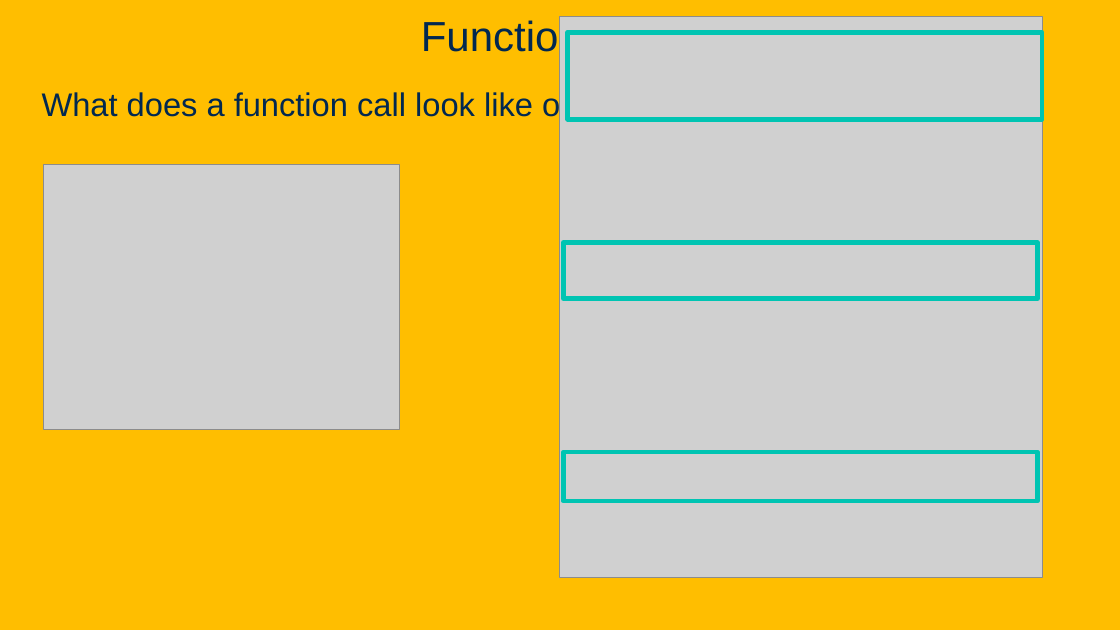
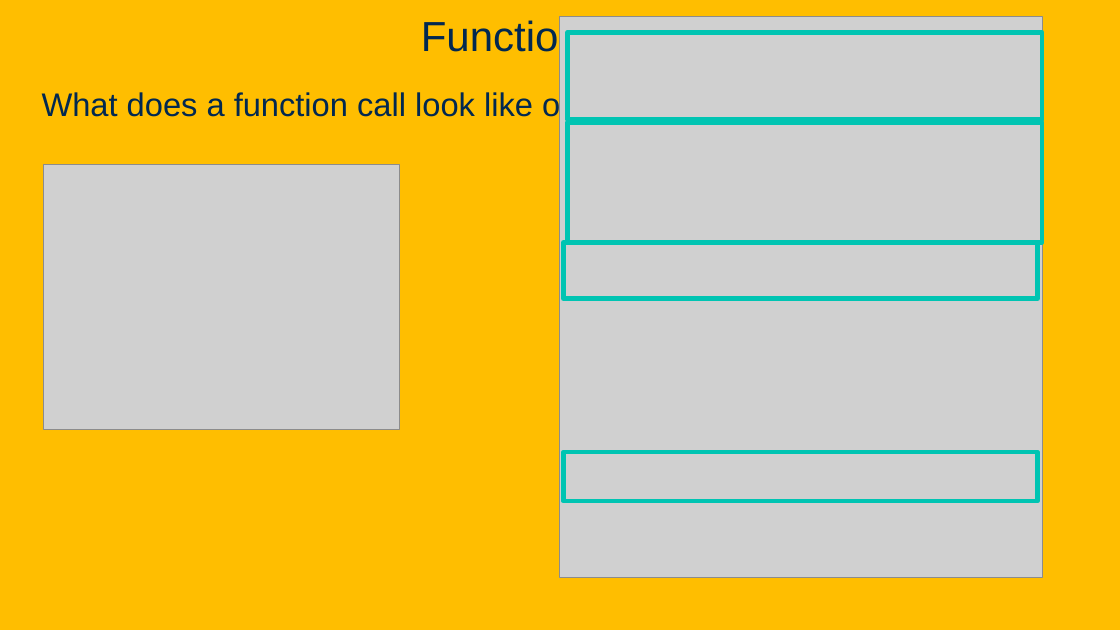
Before and after one commit to davsec-teaching/ECS289C-Spring2025, a slide deck: slide 84 of slides/2_compiler_fundamentals.pptx. Drawn at 1120x630 pixels with LibreOffice and Linux fonts; fonts in the diff are those of the drawing; grey boxes stand for pictures; background and template pictures are left out. Boxes give left, top, right and bottom in pixels: in the first picture for what was removed or moved away, otherwise in the second. Text is boxed around its words. In the diff, an @@ line names an element or a change of style, - is before the commit and + after.

```diff
--- a/slides/2_compiler_fundamentals.pptx
+++ b/slides/2_compiler_fundamentals.pptx
@@ rectangle added at [568,123,1043,243], outline #00C4B2 4 pt @@
```
Also in this commit, not shown: 6 other slides changed.
